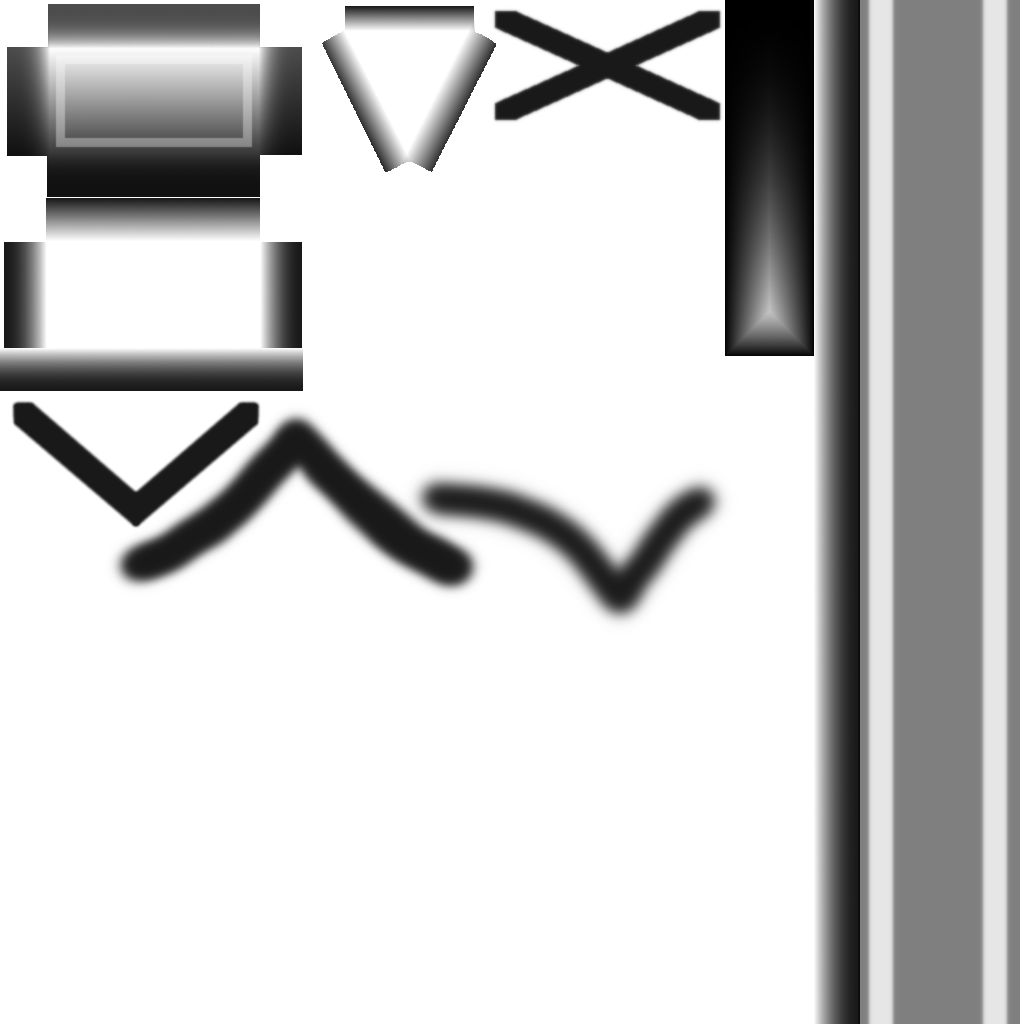
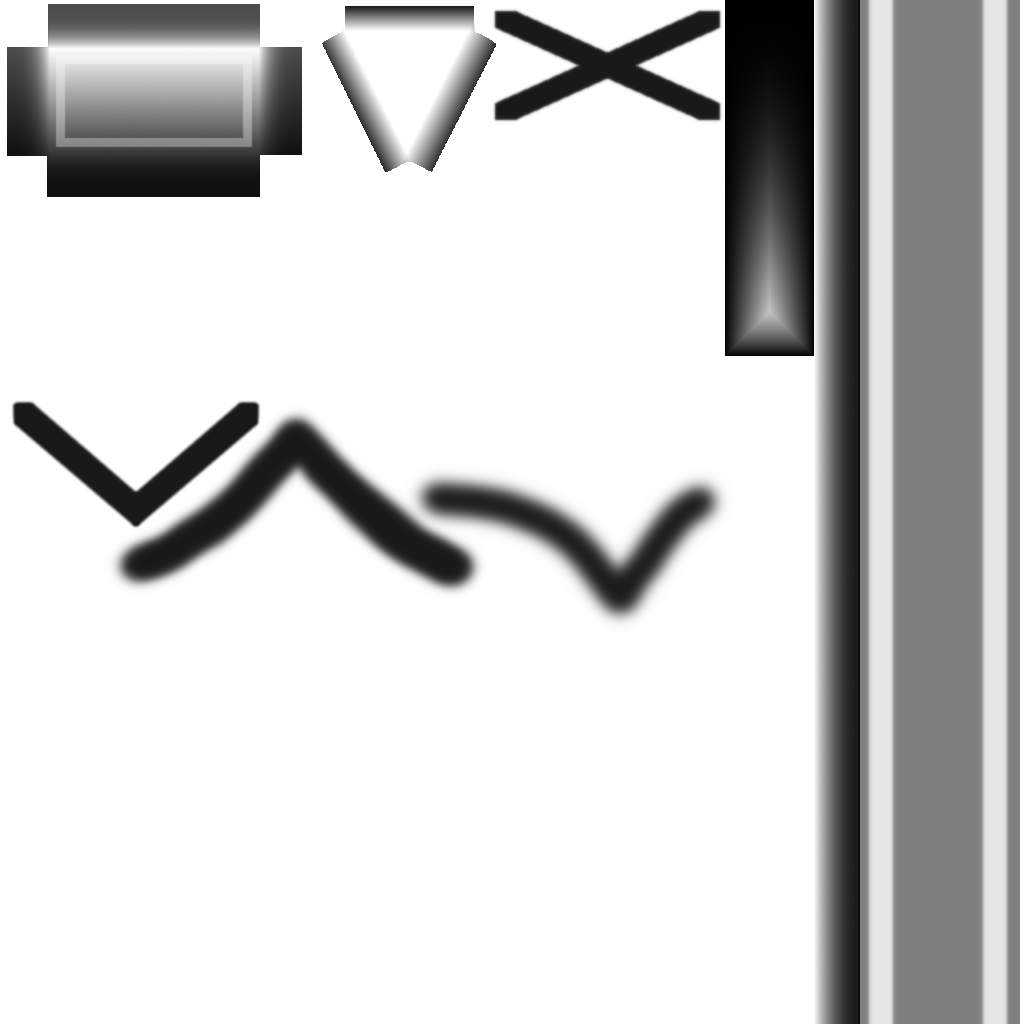
Layered file, before and after one edit (1024x1024). Changes by layer:
removed group "NoteFretboard" (4 layers) over [0, 198, 303, 391]
removed layer "Layer #15" (was 90%) from group "NoteFretboard" over [46, 198, 260, 241]
removed layer "Layer #14" (was 90%) from group "NoteFretboard" over [4, 242, 47, 348]
removed layer "Layer #13" (was 90%) from group "NoteFretboard" over [260, 242, 302, 348]
removed layer "Layer #12" (was 90%) from group "NoteFretboard" over [0, 348, 303, 391]
